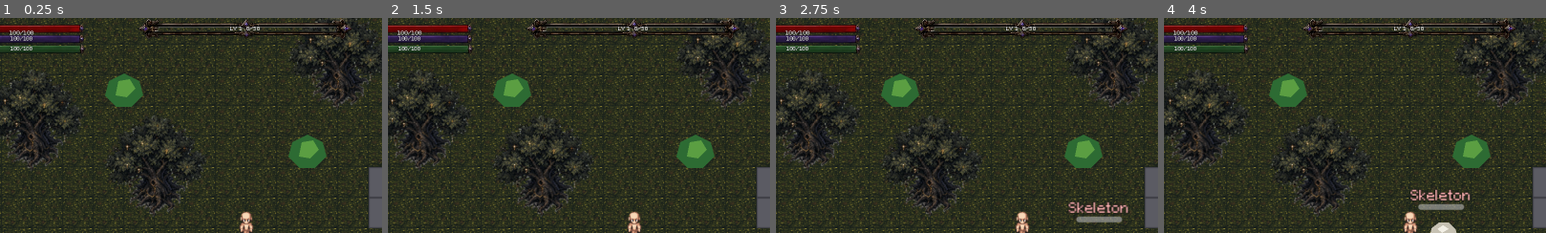
Above: before the commit, frames 1-4 (left to right).
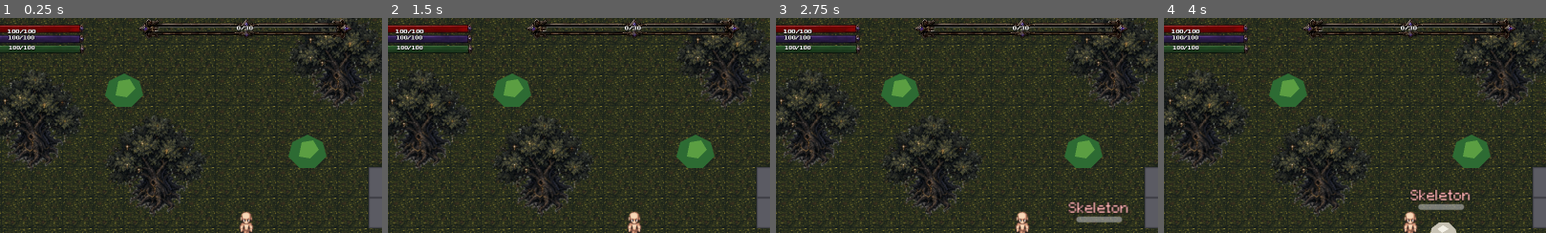
Above: after the commit, the same moments.

Repository: ramonsamagaio/Oathwake-Main
Game: Godot game, scene res://scenes/Main.tscn
Two runs of this game, one before a commit and one after it. Both use one fixed random seed, a clock stepped at 60 frames per second and the inputs below. This scene is started directly instead of the project's main scene.
Inputs (mouse positions are % of the whole screen's width and height, from its top left):
- Up to frame 1 (0.25 s): no input
- Up to frame 2 (1.5 s): click (27, 95) at 0.5 s; click (32, 95) at 1.25 s
- Up to frame 3 (2.75 s): click (37, 95) at 2 s
- Up to frame 4 (4 s): click (42, 96) at 2.75 s; click (48, 95) at 3.5 s
The pictures show only the part of the screen within x 18-68%, y 1-51%; the shares and areas given below are measured in that part.

The runs differ from the first frame. In frame 1, 0.5% of the frame differs, in the area x 2-68%, y 3-16%; in frame 2, 0.5%; in frame 3, 0.5%; in frame 4, 0.5%.

Commit message:
Inventario AINDA

Diff:
--- a/data/font_profiles.json
+++ b/data/font_profiles.json
@@ -6,6 +6,54 @@
 		"font_size": 14,
 		"outline_color": "#000000",
 		"outline_size": 0
+	},
+	"hud_life_text": {
+		"display_name": "HUD Life Text",
+		"font_color": "#FFFFFF",
+		"font_path": "res://assets/fonts/PixeloidSans-Bold.ttf",
+		"font_size": 11,
+		"outline_color": "#000000",
+		"outline_size": 1,
+		"shadow_color": "#000000",
+		"shadow_offset_x": 1,
+		"shadow_offset_y": 1,
+		"shadow_size": 1
+	},
+	"hud_mana_text": {
+		"display_name": "HUD Mana Text",
+		"font_color": "#FFFFFF",
+		"font_path": "res://assets/fonts/PixeloidSans-Bold.ttf",
+		"font_size": 10,
+		"outline_color": "#000000",
+		"outline_size": 1,
+		"shadow_color": "#000000",
+		"shadow_offset_x": 1,
+		"shadow_offset_y": 1,
+		"shadow_size": 1
+	},
+	"hud_stamina_text": {
+		"display_name": "HUD Stamina Text",
+		"font_color": "#FFFFFF",
+		"font_path": "res://assets/fonts/PixeloidSans-Bold.ttf",
+		"font_size": 10,
+		"outline_color": "#000000",
+		"outline_size": 1,
+		"shadow_color": "#000000",
+		"shadow_offset_x": 1,
+		"shadow_offset_y": 1,
+		"shadow_size": 1
+	},
+	"hud_xp_text": {
+		"display_name": "HUD XP Text",
+		"font_color": "#FFFFFF",
+		"font_path": "res://assets/fonts/PixeloidSans-Bold.ttf",
+		"font_size": 11,
+		"outline_color": "#000000",
+		"outline_size": 1,
+		"shadow_color": "#000000",
+		"shadow_offset_x": 1,
+		"shadow_offset_y": 1,
+		"shadow_size": 1
 	},
 	"console": {
 		"display_name": "Console / Debug Text",
@@ -54,6 +102,18 @@
 		"font_size": 12,
 		"outline_color": "#000000",
 		"outline_size": 1
+	},
+	"inventory_quantity_text": {
+		"display_name": "Inventory Quantity",
+		"font_color": "#FFF7D1",
+		"font_path": "res://assets/fonts/m5x7.ttf",
+		"font_size": 13,
+		"outline_color": "#000000",
+		"outline_size": 1,
+		"shadow_color": "#000000",
+		"shadow_offset_x": 1,
+		"shadow_offset_y": 1,
+		"shadow_size": 1
 	},
 	"item_tooltip": {
 		"display_name": "Item Tooltip",
--- a/scripts/ui/HUDStatusUI.gd
+++ b/scripts/ui/HUDStatusUI.gd
@@ -12,6 +12,10 @@
 const EXP_BAR_PATH := "res://assets/ui/HUDUI/EXP_BAR.png"
 const FLAME_FRAME_PATH := "res://assets/ui/HUDUI/FLAME_FRAME.png"
 const PURPLE_FIRE_FRAMES_DIR := "res://assets/ui/HUDUI/purple_fire_frames"
+const LIFE_LABEL_OFFSET := Vector2(0, -4)
+const MANA_LABEL_OFFSET := Vector2(0, -3)
+const STAMINA_LABEL_OFFSET := Vector2(0, -3)
+const XP_LABEL_OFFSET := Vector2(0, -2)
 
 var _layout: Dictionary = {}
 var _life_clip: Control
@@ -70,7 +74,7 @@
 	var safe_next := maxi(xp_to_next_level, 1)
 	_set_clip_ratio(_xp_clip, _xp_width, float(current_xp) / float(safe_next))
 	if _xp_label != null:
-		_xp_label.text = "LV %d  %d/%d" % [level, current_xp, safe_next]
+		_xp_label.text = "%d/%d" % [current_xp, safe_next]
 
 
 func set_current_tool(tool_text: String) -> void:
@@ -86,22 +90,22 @@
 	var stamina_rect := _get_rect("hud.stamina_bar", Rect2(196, 26, 270, 63))
 	_life_width = life_rect.size.x
 	_life_clip = _add_fill_bar("hud.life_bar", LIFE_BAR_PATH, life_rect)
-	_life_label = _add_bar_label(_get_visible_content_rect_on_screen("hud.life_bar", life_rect, LIFE_BAR_PATH), 11)
+	_life_label = _add_bar_label(_get_visible_content_rect_on_screen("hud.life_bar", life_rect, LIFE_BAR_PATH), "hud_life_text", 11, LIFE_LABEL_OFFSET)
 
 	_mana_width = mana_rect.size.x
 	_mana_clip = _add_fill_bar("hud.mana_bar", MANA_BAR_PATH, mana_rect)
-	_mana_label = _add_bar_label(_get_visible_content_rect_on_screen("hud.mana_bar", mana_rect, MANA_BAR_PATH), 10)
+	_mana_label = _add_bar_label(_get_visible_content_rect_on_screen("hud.mana_bar", mana_rect, MANA_BAR_PATH), "hud_mana_text", 10, MANA_LABEL_OFFSET)
 
 	_stamina_width = stamina_rect.size.x
 	_stamina_clip = _add_fill_bar("hud.stamina_bar", STAMINA_BAR_PATH, stamina_rect)
-	_stamina_label = _add_bar_label(_get_visible_content_rect_on_screen("hud.stamina_bar", stamina_rect, STAMINA_BAR_PATH), 10)
+	_stamina_label = _add_bar_label(_get_visible_content_rect_on_screen("hud.stamina_bar", stamina_rect, STAMINA_BAR_PATH), "hud_stamina_text", 10, STAMINA_LABEL_OFFSET)
 
 	var xp_frame_rect := _get_rect("hud.xp_bar_frame", Rect2(549, 1, 476, 61))
 	var xp_fill_rect := _get_rect("hud.xp_bar_fill", Rect2(595, 29, 417, 61))
 	_xp_width = xp_fill_rect.size.x
 	_xp_clip = _add_fill_bar("hud.xp_bar_fill", EXP_BAR_PATH, xp_fill_rect)
 	_add_layout_texture_rect(EXP_BORDER_PATH, "hud.xp_bar_frame", xp_frame_rect)
-	_xp_label = _add_bar_label(_get_visible_content_rect_on_screen("hud.xp_bar_frame", xp_frame_rect, EXP_BORDER_PATH), 11)
+	_xp_label = _add_bar_label(_get_visible_content_rect_on_screen("hud.xp_bar_frame", xp_frame_rect, EXP_BORDER_PATH), "hud_xp_text", 11, XP_LABEL_OFFSET)
 
 	_add_layout_texture_rect(FLAME_FRAME_PATH, "hud.alignment_flame_frame", Rect2(1415, 723, 167, 159))
 	_add_alignment_flame()
@@ -144,7 +148,7 @@
 	return clip
 
 
-func _add_bar_label(rect: Rect2, font_size := 11, vertical_bias := -1.0) -> Label:
+func _add_bar_label(rect: Rect2, profile_id: String, font_size := 11, offset := Vector2.ZERO) -> Label:
 	var label := Label.new()
 	label.mouse_filter = Control.MOUSE_FILTER_IGNORE
 	label.clip_contents = false
@@ -152,13 +156,10 @@
 	label.show_behind_parent = false
 	label.horizontal_alignment = HORIZONTAL_ALIGNMENT_CENTER
 	label.vertical_alignment = VERTICAL_ALIGNMENT_CENTER
-	label.position = rect.position + Vector2(0, vertical_bias)
+	label.position = rect.position + offset
 	label.size = rect.size
 	add_child(label)
-	OathwakeTextStyle.apply_profile_to_label(label, "base_ui", null, font_size, 1)
-	label.add_theme_color_override("font_shadow_color", Color(0, 0, 0, 0.9))
-	label.add_theme_constant_override("shadow_offset_x", 1)
-	label.add_theme_constant_override("shadow_offset_y", 1)
+	OathwakeTextStyle.apply_profile_to_label(label, profile_id, null, font_size, 1)
 	label.z_index = 999
 	label.move_to_front()
 	return label
--- a/scripts/ui/InventorySlot.gd
+++ b/scripts/ui/InventorySlot.gd
@@ -157,12 +157,10 @@
 		_quantity_label.vertical_alignment = VERTICAL_ALIGNMENT_BOTTOM
 		_quantity_label.autowrap_mode = TextServer.AUTOWRAP_OFF
 		_quantity_label.clip_text = false
-		_quantity_label.z_index = 6
+		_quantity_label.z_index = 999
+		_quantity_label.clip_contents = false
 		add_child(_quantity_label)
-		OathwakeTextStyle.apply_profile_to_label(_quantity_label, "item_quantity", null, 14, 1)
-		_quantity_label.add_theme_color_override("font_shadow_color", Color(0, 0, 0, 0.95))
-		_quantity_label.add_theme_constant_override("shadow_offset_x", 1)
-		_quantity_label.add_theme_constant_override("shadow_offset_y", 1)
+		OathwakeTextStyle.apply_profile_to_label(_quantity_label, "inventory_quantity_text")
 
 
 func _layout_overlay_controls() -> void:
@@ -178,8 +176,8 @@
 	_quantity_label.visible = quantity_visible
 	if quantity_visible:
 		_quantity_label.text = str(amount)
-		_quantity_label.position = Vector2.ZERO
-		_quantity_label.size = Vector2(maxf(0.0, size.x - 4.0), maxf(0.0, size.y - 3.0))
+		_quantity_label.position = Vector2(3.0, 2.0)
+		_quantity_label.size = Vector2(maxf(1.0, size.x - 7.0), maxf(1.0, size.y - 6.0))
 		_quantity_label.clip_text = false
 	else:
 		_quantity_label.text = ""
--- a/scripts/ui/OathwakeTextStyle.gd
+++ b/scripts/ui/OathwakeTextStyle.gd
@@ -59,6 +59,12 @@
 	settings.font_color = parse_color(override_color, parse_color(profile.get("font_color", ""), Color.WHITE))
 	settings.outline_size = override_outline_size if override_outline_size >= 0 else int(profile.get("outline_size", 0))
 	settings.outline_color = parse_color(profile.get("outline_color", ""), Color.BLACK)
+	if profile.has("shadow_size"):
+		settings.shadow_size = int(profile.get("shadow_size", 0))
+		settings.shadow_color = parse_color(profile.get("shadow_color", ""), Color(0, 0, 0, 0))
+		var shadow_offset_x := int(profile.get("shadow_offset_x", 0))
+		var shadow_offset_y := int(profile.get("shadow_offset_y", 0))
+		settings.shadow_offset = Vector2i(shadow_offset_x, shadow_offset_y)
 	return settings
 
 
